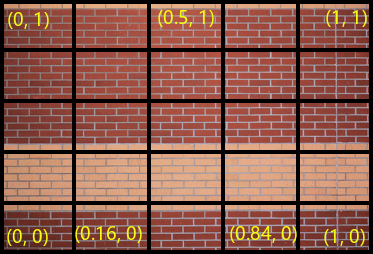
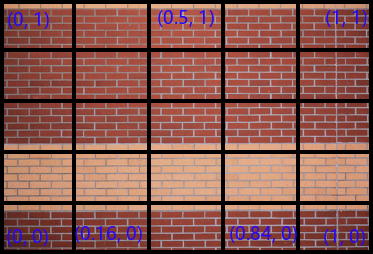
Layers edited between the first and the second 373x254 image:
painted on "(0.84, 0)" over <box>230,226,297,243</box>
painted on "(0.16, 0)" over <box>75,226,142,243</box>
painted on "(1, 0)" over <box>324,229,365,246</box>
painted on "(1, 1)" over <box>326,10,367,27</box>
painted on "(0.5, 1)" over <box>158,10,214,27</box>
painted on "(0, 0)" over <box>7,229,48,246</box>
painted on "(0, 1)" over <box>8,12,49,29</box>
